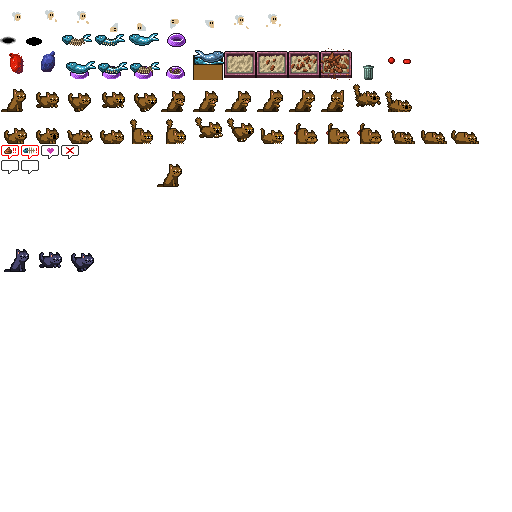
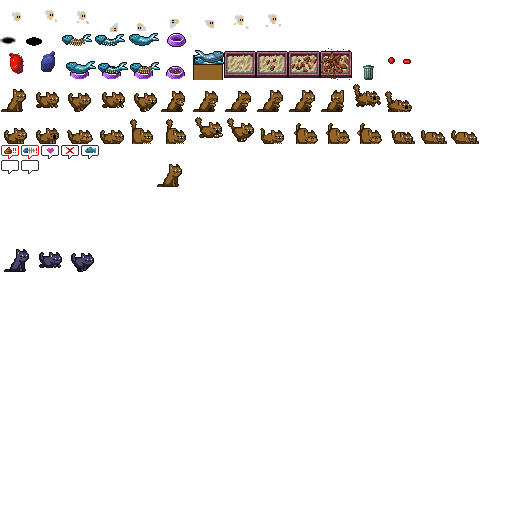
Comparing the layer stacks of the two 512x512 images. Changes:
painted on "tiles" over (81, 145, 99, 159)
